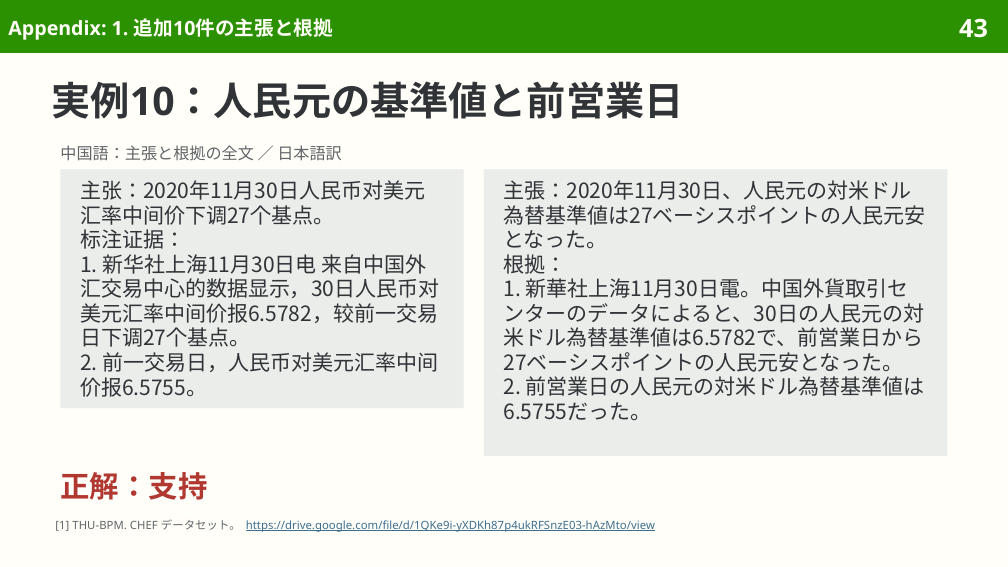
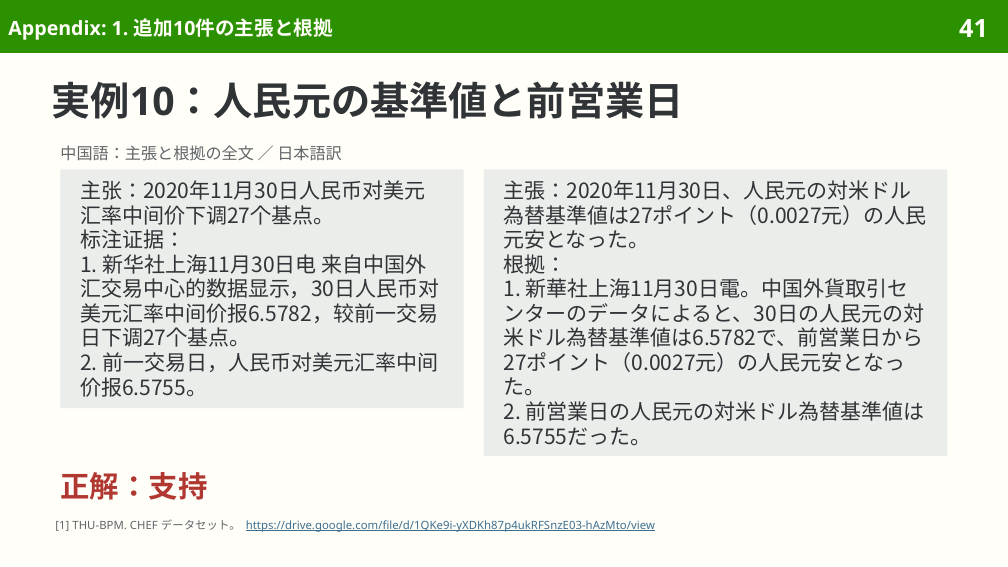
Before and after one commit to sasakiy84/datasets-in-10-minutes, a slide deck: slide 41 of slides/datasets-in-10-minutes-chef.pptx (slide 43 before the commit). Drawn at 1008x567 pixels with LibreOffice and Linux fonts; fonts in the diff are those of the drawing. Boxes give left, top, right and bottom in pixels: in the first picture for what was removed or moved away, otherwise in the second. Text is boxed around its words. In the diff, an @@ line names an element or a change of style, - is before the commit and + after.

```diff
--- a/slides/datasets-in-10-minutes-chef.pptx
+++ b/slides/datasets-in-10-minutes-chef.pptx
@@ page number at bbox=[959, 19, 988, 37]: text changed @@
-43
+41
@@ text in rectangle at bbox=[503, 180, 926, 249]: text changed @@
-主張：2020年11月30日、人民元の対米ドル為替基準値は27ベーシスポイントの人民元安となった。
+主張：2020年11月30日、人民元の対米ドル為替基準値は27ポイント（0.0027元）の人民元安となった。
@@ text in rectangle at bbox=[503, 278, 924, 395]: text changed @@
-1. 新華社上海11月30日電。中国外貨取引センターのデータによると、30日の人民元の対米ドル為替基準値は6.5782で、前営業日から27ベーシスポイントの人民元安となった。
+1. 新華社上海11月30日電。中国外貨取引センターのデータによると、30日の人民元の対米ドル為替基準値は6.5782で、前営業日から27ポイント（0.0027元）の人民元安となった。
```
Also in this commit, not shown: 6 other slides changed, 3 slides removed, 53 other files.
